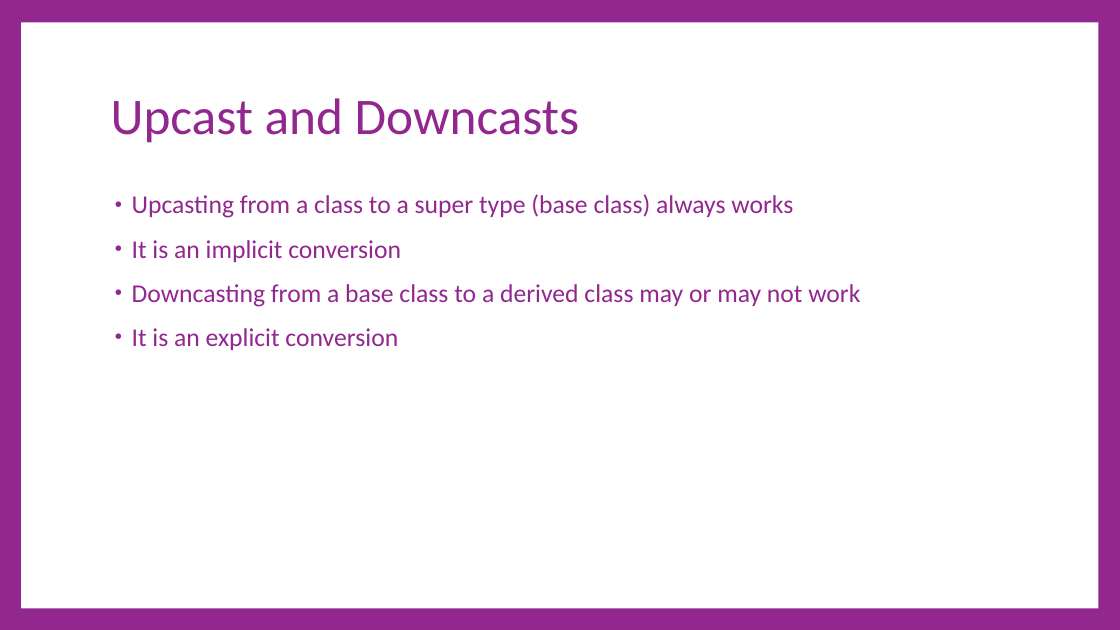
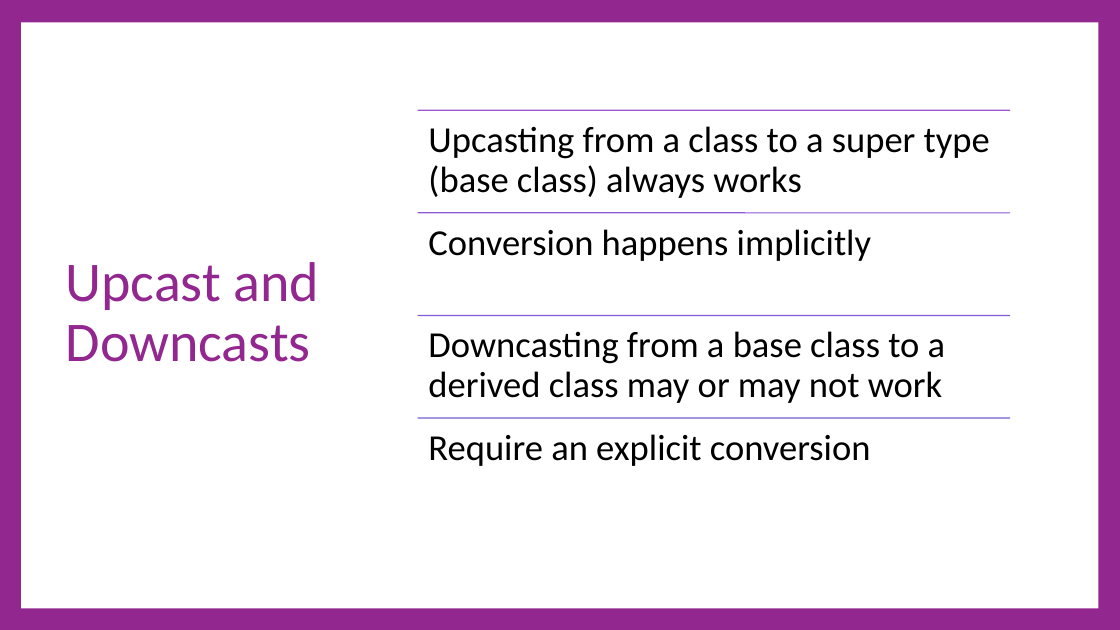
Before and after one commit to cdiggins/cs321, a slide deck: slide 16 of class-notes/cs321-winter-2023-lecture-11-polymorphism.pptx. Drawn at 1120x630 pixels with LibreOffice and Linux fonts; fonts in the diff are those of the drawing. Boxes give left, top, right and bottom in pixels: in the first picture for what was removed or moved away, otherwise in the second. Text is boxed around its words. In the diff, an @@ line names an element or a change of style, - is before the commit and + after.

```diff
--- a/class-notes/cs321-winter-2023-lecture-11-polymorphism.pptx
+++ b/class-notes/cs321-winter-2023-lecture-11-polymorphism.pptx
@@ title "Upcast and Downcasts": place and size @@
-title "Upcast and Downcasts" at (111,98,580,143)
+title "Upcast and Downcasts" at (66,262,320,362)
@@ title "Upcast and Downcasts" at (66,262,320,362): size 66 to 72 pt @@
@@ text removed at (132,194,860,350) @@
-• Upcasting from a class to a super type (base class) always works
-• It is an implicit conversion
-• Downcasting from a base class to a derived class may or may not work
-• It is an explicit conversion
@@ group added at (418,110,1010,466): 4 lines, 4 texts @@
+Upcasting from a class to a super type (base class) always works
+Conversion happens implicitly
+Downcasting from a base class to a derived class may or may not work
+Require an explicit conversion
```
Also in this commit, not shown: 27 other slides changed, 1 other file.
